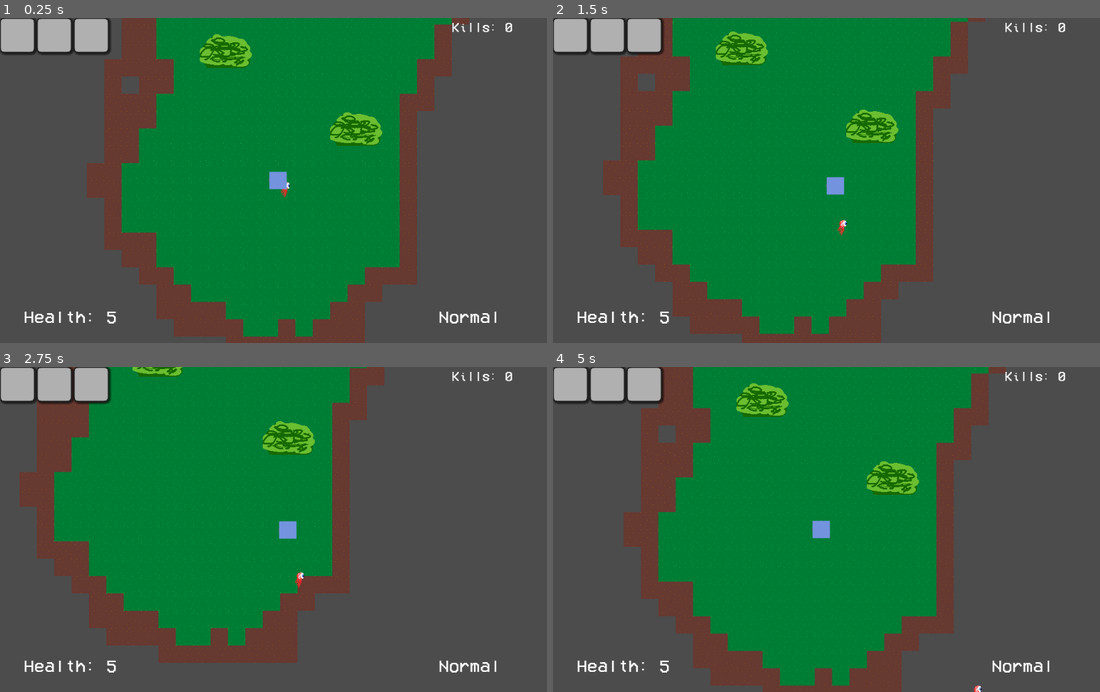
Above: before the commit, frames 1-4 (two rows, left to right).
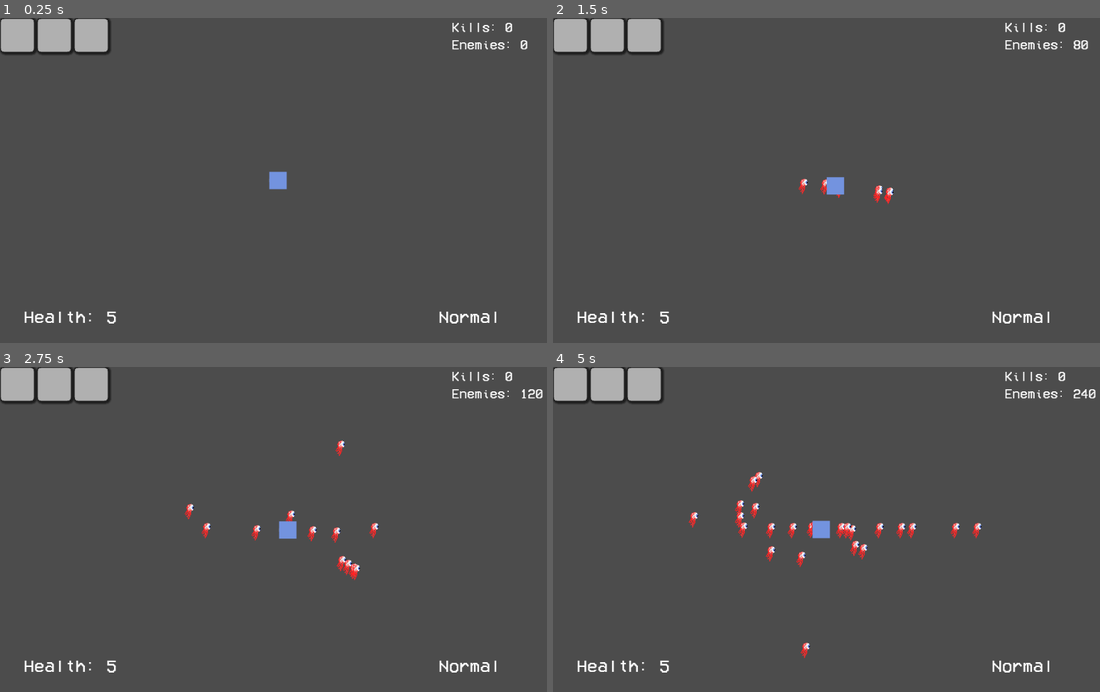
Above: after the commit, the same moments.

Repository: ESJ-Game-Dev-Club/waiver
Game: Godot game, scene res://main.tscn
Two runs of this game, one before a commit and one after it. Both use one fixed random seed, a clock stepped at 60 frames per second and the inputs below.
Inputs (mouse positions are in pixels of both pictures, inside the frame that each line leads up to):
- Up to frame 1 (0.25 s): no input
- Up to frame 2 (1.5 s): tap Enter (ui_accept) at 0.5, 0.77 s; move the mouse to (952, 164) at 0.52 s; press the mouse at (952, 164) at 0.53 s; hold D (move_right) 0.53-1.28 s; right-click (952, 164) at 0.8 s; move the mouse to (717, 196) at 1.27 s; release the mouse at (717, 196) at 1.28 s; hold S (move_down) from 1.28 s (still down); right-click (717, 196) at 1.35 s
- Up to frame 3 (2.75 s): tap Enter (ui_accept) at 1.52 s; click (164, 545) at 1.55 s; move the mouse to (333, 458) at 2.02 s; release S (move_down) at 2.03 s; press the mouse at (333, 458) at 2.03 s; hold D (move_right) from 2.03 s (still down); right-click (333, 458) at 2.3 s
- Up to frame 4 (5 s): move the mouse to (804, 594) at 2.77 s; release D (move_right) at 2.78 s; release the mouse at (804, 594) at 2.78 s; hold W (move_up) 2.78-3.53 s; right-click (804, 594) at 2.85 s; tap Enter (ui_accept) at 3.02, 3.77, 4.52 s; click (804, 594) at 3.05 s; move the mouse to (996, 578) at 3.52 s; press the mouse at (996, 578) at 3.53 s; hold A (move_left) from 3.53 s (still down); right-click (996, 578) at 3.8 s; move the mouse to (662, 480) at 4.27 s; release the mouse at (662, 480) at 4.28 s; right-click (662, 480) at 4.35 s; click (662, 480) at 4.55 s

The runs differ from the first frame. In frame 1, 54% of the frame differs, in the area x 15-97%, y 0-100%; in frame 2, 53%; in frame 3, 46%; in frame 4, 54%.

Commit message:
do less server stuff

Diff:
--- /dev/null
+++ b/enemy/agent.gd
@@ -0,0 +1,14 @@
+class_name Agent
+extends Area2D
+
+var velocity := Vector2.ZERO
+var max_speed := 100
+var max_accel := 20
+
+#func _physics_process(delta):
+#	var direction = (Global.player.position - position).normalized()
+#	var goal = direction * max_speed
+#	var to_goal = goal - velocity
+#	var accel_speed = min(max_accel, to_goal.length())
+#	velocity += to_goal.normalized() * accel_speed
+#	position += velocity
--- /dev/null
+++ b/enemy/agent.tscn
@@ -0,0 +1,17 @@
+[gd_scene load_steps=4 format=2]
+
+[ext_resource path="res://enemy/agent.gd" type="Script" id=1]
+[ext_resource path="res://enemy/eye.png" type="Texture" id=2]
+
+[sub_resource type="CircleShape2D" id=3]
+radius = 16.0
+
+[node name="Agent" type="Area2D"]
+collision_layer = 8
+script = ExtResource( 1 )
+
+[node name="Sprite" type="Sprite" parent="."]
+texture = ExtResource( 2 )
+
+[node name="CollisionShape2D" type="CollisionShape2D" parent="."]
+shape = SubResource( 3 )
--- /dev/null
+++ b/enemy/agent_controller.gd
@@ -0,0 +1,87 @@
+extends CanvasItem
+
+const SEPARATION_WEIGHT = 0.5
+const ALIGNMENT_WEIGHT = 0.5
+const COHESION_WEIGHT = 0.1
+
+var agent = preload("res://enemy/agent.tscn")
+
+func spawn_agent(position: Vector2) -> void:
+	var agent_instance = agent.instance()
+	agent_instance.position = position
+	add_child(agent_instance)
+
+#func _agent_process(agent)
+
+func _physics_process(_delta):
+	for agent in get_children():
+		var direction = (Global.player.position - agent.position).normalized()
+		var goal = direction * agent.max_speed
+		var to_goal = goal - agent.velocity
+		var accel_speed = min(agent.max_accel, to_goal.length())
+		agent.velocity += to_goal.normalized() * accel_speed
+		agent.position += agent.velocity
+
+	if Input.is_action_pressed("fire_alt"):
+		spawn_agent(Vector2.ZERO)
+		spawn_agent(Vector2.ZERO)
+		spawn_agent(Vector2.ZERO)
+		spawn_agent(Vector2.ZERO)
+		spawn_agent(Vector2.ZERO)
+		spawn_agent(Vector2.ZERO)
+		spawn_agent(Vector2.ZERO)
+		spawn_agent(Vector2.ZERO)
+		spawn_agent(Vector2.ZERO)
+		spawn_agent(Vector2.ZERO)
+
+#export(StreamTexture) var texture
+#export(int, LAYERS_2D_PHYSICS) var layer := 8
+#export(int, LAYERS_2D_PHYSICS) var mask := 1
+#
+#var agents: Array = []
+#
+#func _ready():
+#	spawn_agent(Vector2.ZERO)
+#
+#func _physics_process(_delta):
+#	# individual agent logic is handled under here
+#	for agent in agents:
+#		agent = agent as agent
+#		print(agent.transform)
+#		agent.velocity = Vector2(1, 1)
+#		agent.transform.origin += agent.velocity
+#		Physics2DServer.area_set_transform(agent.area_rid, agent.transform)
+#		VisualServer.canvas_item_set_transform(agent.ci_rid, agent.transform)
+#
+##func _physics_process(_delta):
+##	agents[0].velocity.x = 1
+##	agents[0].position += agents[0].velocity
+##	Physics2DServer.body_set_state(agents[0].body_rid, Physics2DServer.BODY_STATE_TRANSFORM, Transform2D(0, agents[0].position))
+##	VisualServer.canvas_item_set_transform(agents[0].ci_rid, Transform2D(0, agents[0].position))
+#
+## create the agent and append the agent object to the agents array
+#func spawn_agent(position: Vector2) -> void:
+#	var agent := agent.new()
+#	agent.transform.origin = position
+#
+#	# create the texture
+#	var ci_rid = VisualServer.canvas_item_create()
+#	agent.ci_rid = ci_rid
+#	VisualServer.canvas_item_set_parent(ci_rid, get_canvas_item())
+#	var tex = texture
+#	var rect = Rect2(Vector2(-tex.get_size().x / 2, -tex.get_size().y / 2), tex.get_size())
+#	VisualServer.canvas_item_add_texture_rect(ci_rid, rect, tex)
+#	# create shape
+#	var shape_rid = Physics2DServer.circle_shape_create()
+#	agent.shape_rid = shape_rid
+#	Physics2DServer.shape_set_data(shape_rid, 16)
+#	# create area
+#	var area_rid = Physics2DServer.area_create()
+#	agent.area_rid = area_rid
+#	Physics2DServer.area_add_shape(area_rid, shape_rid)
+#	Physics2DServer.area_set_space(area_rid, get_world_2d().space)
+#	Physics2DServer.area_set_collision_layer(area_rid, layer)
+#	Physics2DServer.area_set_collision_mask(area_rid, mask)
+#	Physics2DServer.area_set_monitor_callback(area_rid, self, "_area_callback")
+#
+#	agents.append(agent)
--- a/enemy/enemy.gd
+++ /dev/null
@@ -1,8 +0,0 @@
-class_name Enemy
-extends Reference
-
-var shape_rid: RID
-var area_rid: RID
-var ci_rid: RID
-var velocity := Vector2.ZERO
-var transform := Transform2D.IDENTITY
--- a/enemy/enemy_spawn.gd
+++ /dev/null
@@ -1,53 +0,0 @@
-extends CanvasItem
-
-export(StreamTexture) var texture
-export(int, LAYERS_2D_PHYSICS) var layer := 8
-export(int, LAYERS_2D_PHYSICS) var mask := 1
-
-var enemies: Array = []
-
-func _ready():
-	spawn_enemy(Vector2.ZERO)
-
-func _physics_process(_delta):
-	# individual enemy logic is handled under here
-	for enemy in enemies:
-		enemy = enemy as Enemy
-		print(enemy.transform)
-		enemy.velocity = Vector2(1, 1)
-		enemy.transform.origin += enemy.velocity
-		Physics2DServer.area_set_transform(enemy.area_rid, enemy.transform)
-		VisualServer.canvas_item_set_transform(enemy.ci_rid, enemy.transform)
-
-#func _physics_process(_delta):
-#	enemies[0].velocity.x = 1
-#	enemies[0].position += enemies[0].velocity
-#	Physics2DServer.body_set_state(enemies[0].body_rid, Physics2DServer.BODY_STATE_TRANSFORM, Transform2D(0, enemies[0].position))
-#	VisualServer.canvas_item_set_transform(enemies[0].ci_rid, Transform2D(0, enemies[0].position))
-
-# create the enemy and append the enemy object to the enemies array
-func spawn_enemy(position: Vector2) -> void:
-	var enemy := Enemy.new()
-	enemy.transform.origin = position
-
-	# create the texture
-	var ci_rid = VisualServer.canvas_item_create()
-	enemy.ci_rid = ci_rid
-	VisualServer.canvas_item_set_parent(ci_rid, get_canvas_item())
-	var tex = texture
-	var rect = Rect2(Vector2(-tex.get_size().x / 2, -tex.get_size().y / 2), tex.get_size())
-	VisualServer.canvas_item_add_texture_rect(ci_rid, rect, tex)
-	# create shape
-	var shape_rid = Physics2DServer.circle_shape_create()
-	enemy.shape_rid = shape_rid
-	Physics2DServer.shape_set_data(shape_rid, 16)
-	# create area
-	var area_rid = Physics2DServer.area_create()
-	enemy.area_rid = area_rid
-	Physics2DServer.area_add_shape(area_rid, shape_rid)
-	Physics2DServer.area_set_space(area_rid, get_world_2d().space)
-	Physics2DServer.area_set_collision_layer(area_rid, layer)
-	Physics2DServer.area_set_collision_mask(area_rid, mask)
-	Physics2DServer.area_set_monitor_callback(area_rid, self, "_area_callback")
-
-	enemies.append(enemy)
--- a/global.gd
+++ b/global.gd
@@ -6,4 +6,4 @@
 
 onready var player: Player = get_node("/root/Main/Player")
 
-var spawn_dist = 512 # enemies will spawn this far away from player
+var spawn_dist = 512 # agents will spawn this far away from player
--- a/main.tscn
+++ b/main.tscn
@@ -1,11 +1,9 @@
-[gd_scene load_steps=7 format=2]
+[gd_scene load_steps=5 format=2]
 
 [ext_resource path="res://player/player.tscn" type="PackedScene" id=1]
-[ext_resource path="res://enemy/enemy_spawn.gd" type="Script" id=2]
+[ext_resource path="res://enemy/agent_controller.gd" type="Script" id=2]
 [ext_resource path="res://ui/hud.tscn" type="PackedScene" id=3]
-[ext_resource path="res://enemy/eye.png" type="Texture" id=4]
 [ext_resource path="res://main.gd" type="Script" id=5]
-[ext_resource path="res://world/world.tscn" type="PackedScene" id=6]
 
 [node name="Main" type="Node"]
 script = ExtResource( 5 )
@@ -14,8 +12,5 @@
 
 [node name="Player" parent="." instance=ExtResource( 1 )]
 
-[node name="EnemySpawn" type="Node2D" parent="."]
+[node name="AgentController" type="Node2D" parent="."]
 script = ExtResource( 2 )
-texture = ExtResource( 4 )
-
-[node name="World" parent="." instance=ExtResource( 6 )]
--- a/player/player.gd
+++ b/player/player.gd
@@ -56,5 +56,5 @@
 		return 1
 	return inventory_array[2].modifier_value
 
-func get_spawns() -> Array: # get all enemy spawnpoints that overlap the SpawnRange area
+func get_spawns() -> Array: # get all agent spawnpoints that overlap the SpawnRange area
 	return $SpawnRange.get_overlapping_areas()
--- a/player/player.tscn
+++ b/player/player.tscn
@@ -17,7 +17,6 @@
 [node name="Player" type="KinematicBody2D"]
 z_index = 10
 collision_layer = 2
-collision_mask = 9
 script = ExtResource( 2 )
 initial_state = NodePath("States/Normal")
 
--- a/player/states/player_state.gd
+++ b/player/states/player_state.gd
@@ -36,7 +36,7 @@
 	return input.normalized()
 
 func physics_process(_delta):
-	# if player is touching enemy
+	# if player is touching agent
 	if player.get_node("HitDetection").get_overlapping_bodies().size() > 0:
 		player.health -= 1
 
--- a/project.godot
+++ b/project.godot
@@ -9,10 +9,10 @@
 config_version=4
 
 _global_script_classes=[ {
-"base": "Reference",
-"class": "Enemy",
+"base": "Area2D",
+"class": "Agent",
 "language": "GDScript",
-"path": "res://enemy/enemy.gd"
+"path": "res://enemy/agent.gd"
 }, {
 "base": "Area2D",
 "class": "Pickup",
@@ -45,7 +45,7 @@
 "path": "res://items/weapon.gd"
 } ]
 _global_script_class_icons={
-"Enemy": "",
+"Agent": "",
 "Pickup": "",
 "Player": "",
 "PlayerState": "",
@@ -72,30 +72,6 @@
 [gui]
 
 common/drop_mouse_on_gui_input_disabled=true
-
-[importer_defaults]
-
-texture={
-"compress/bptc_ldr": 0,
-"compress/hdr_mode": 0,
-"compress/lossy_quality": 0.7,
-"compress/mode": 0,
-"compress/normal_map": 0,
-"detect_3d": false,
-"flags/anisotropic": false,
-"flags/filter": false,
-"flags/mipmaps": false,
-"flags/repeat": 0,
-"flags/srgb": 2,
-"process/HDR_as_SRGB": false,
-"process/fix_alpha_border": true,
-"process/invert_color": false,
-"process/normal_map_invert_y": false,
-"process/premult_alpha": false,
-"size_limit": 0,
-"stream": false,
-"svg/scale": 1.0
-}
 
 [input]
 
--- a/ui/hud.gd
+++ b/ui/hud.gd
@@ -6,3 +6,4 @@
 	$Control/Health.text = "Health: " + str(Global.player.health)
 	$Control/State.text = Global.player._state_name
 	$Control/KillCount.text = "Kills: " + str(Global.player.kill_count)
+	$Control/EnemyCount.text = "Enemies: " + str(get_node("/root/Main/AgentController").get_child_count())
--- a/ui/hud.tscn
+++ b/ui/hud.tscn
@@ -62,5 +62,18 @@
 text = "Kills: 0"
 valign = 1
 
+[node name="EnemyCount" type="Label" parent="Control"]
+anchor_left = 0.813
+anchor_top = -6.4
+anchor_right = 1.0
+anchor_bottom = -6.0
+margin_left = -0.511963
+margin_top = 32.0
+margin_right = 6.10352e-05
+margin_bottom = 32.0
+custom_fonts/font = SubResource( 2 )
+text = "Enemies: 0"
+valign = 1
+
 [node name="Inventory" parent="." instance=ExtResource( 4 )]
 mouse_filter = 2
